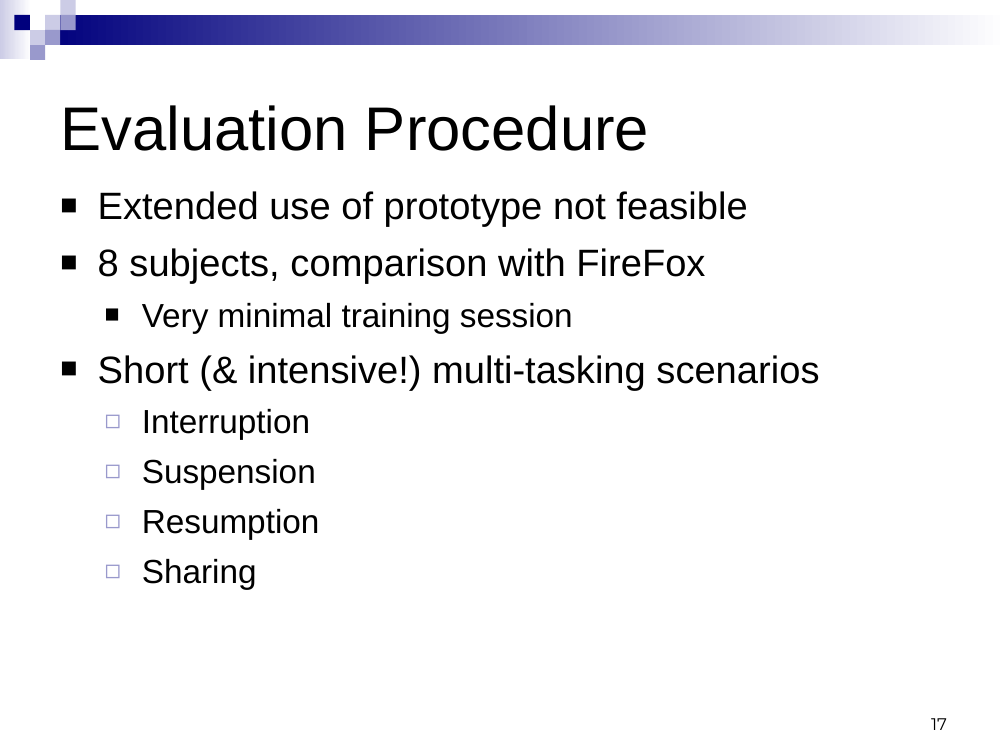
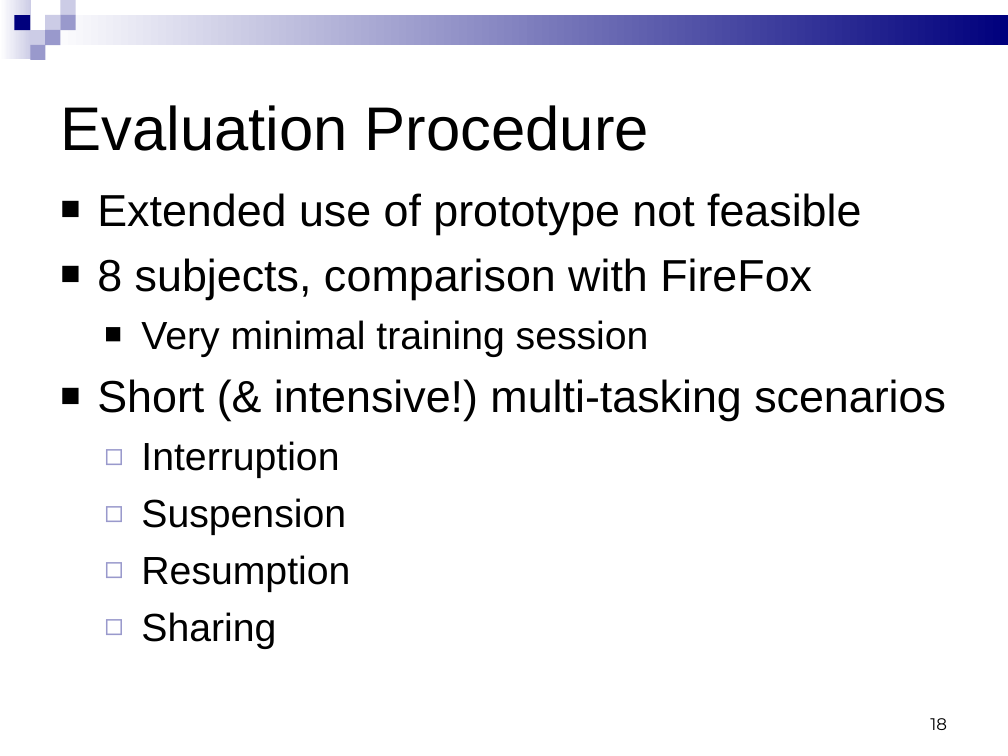
Before and after one commit to yatsek/tabfour, a slide deck: slide 18 of Tab4/doc/544 Phase 3 presentation - new.ppt (slide 17 before the commit). Drawn at 1008x756 pixels with LibreOffice and Linux fonts; fonts in the diff are those of the drawing. Boxes give left, top, right and bottom in pixels: in the first picture for what was removed or moved away, otherwise in the second. Text is boxed around its words. In the diff, an @@ line names an element or a change of style, - is before the commit and + after.

```diff
--- a/Tab4/doc/544 Phase 3 presentation - new.ppt
+++ b/Tab4/doc/544 Phase 3 presentation - new.ppt
@@ rectangle at bbox=[0, 0, 31, 58]: fill gradient #FFFFFF to #CCCCE6 to gradient #CCCCE6 to #FFFFFF @@
@@ rectangle at bbox=[45, 15, 1008, 45]: fill gradient #FFFFFF to #00007D to gradient #00007D to #FFFFFF @@
@@ text "Extended use of prototype not ..." at bbox=[97, 193, 946, 592]: size 27.2 to 32 pt in "Extended use of prototype not feasible", "8 subjects, comparison with FireFox", "Short (& intensive!) multi-tasking scenarios"; size 23.8 to 28 pt in "Very minimal training session", "Interruption", "Suspension", "Resumption" and 1 more places @@
@@ page number at bbox=[930, 718, 947, 730]: text changed @@
-17
+18
```
Also in this commit, not shown: 24 other slides changed, 1 slide added.
